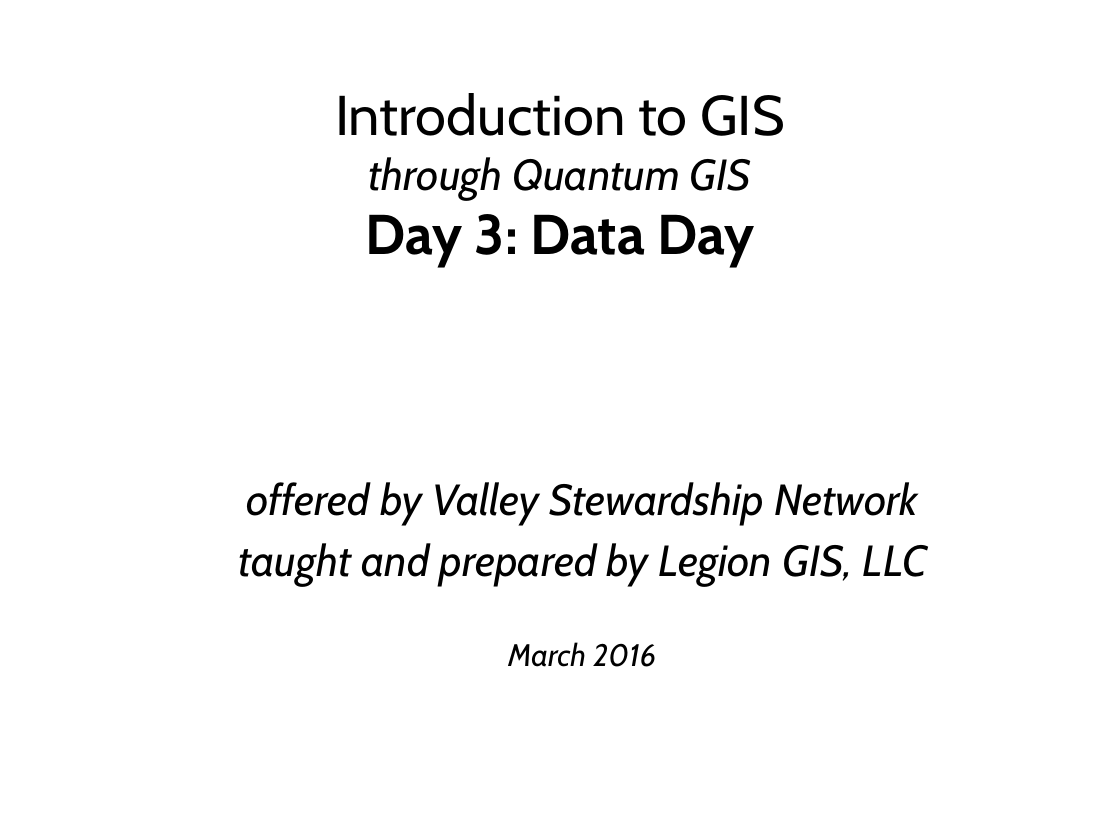
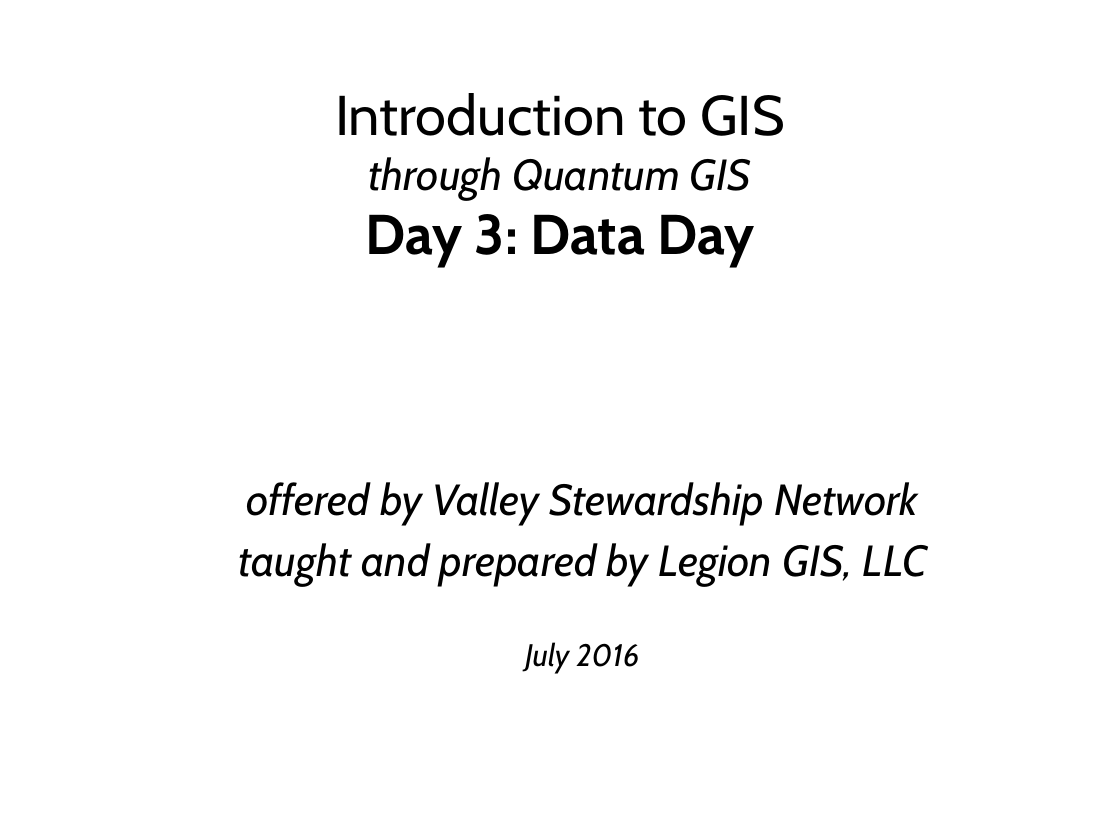
Before and after one commit to mradamcox/qgis-intro, a slide deck: slide 1 of day3/Day3_slides.pptx. Drawn at 1120x840 pixels with LibreOffice and Linux fonts; fonts in the diff are those of the drawing; background and template pictures are left out. Boxes give left, top, right and bottom in pixels: in the first picture for what was removed or moved away, otherwise in the second. Text is boxed around its words. In the diff, an @@ line names an element or a change of style, - is before the commit and + after.

Commit message:
update day 3 slides

```diff
--- a/day3/Day3_slides.pptx
+++ b/day3/Day3_slides.pptx
@@ text at <box>525,642,639,673</box>: text changed @@
-  March 2016
+  July 2016
```
